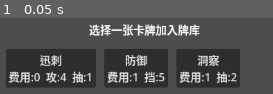
Above: before the commit, frame 1.
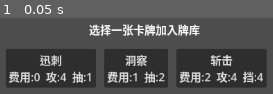
Above: after the commit, the same moment.

Repository: archer47-qingmei/AIGameTest2
Game: Godot game, scene res://reward/RewardScreen.tscn
Same seed, same stepped clock (60 frames per second), same inputs: the game is played once before the commit and once after it. This scene is started directly instead of the project's main scene.
Inputs:
- Up to frame 1 (0.05 s): no input

The runs differ from the first frame. In frame 1, 7.7% of the frame differs, in the area x 46-98%, y 40-91%.

Commit message:
fix: replace DirAccess with hardcoded card pool, fixes web export reward screen

Diff:
--- a/RewardEngine.gd
+++ b/RewardEngine.gd
@@ -1,19 +1,23 @@
 class_name RewardEngine
 extends RefCounted
 
+const CARD_POOL: Array[String] = [
+	"res://data/cards/strike.tres",
+	"res://data/cards/defend.tres",
+	"res://data/cards/bash.tres",
+	"res://data/cards/slash.tres",
+	"res://data/cards/insight.tres",
+	"res://data/cards/quick_strike.tres",
+	"res://data/cards/energize.tres",
+	"res://data/cards/dash.tres",
+	"res://data/cards/entangle.tres",
+]
+
 static func get_options() -> Array[CardData]:
-	var options: Array[CardData] = []
-	var dir := DirAccess.open("res://data/cards/")
-	if dir == null:
-		return options
-	dir.list_dir_begin()
-	var file_name := dir.get_next()
-	while file_name != "":
-		if file_name.ends_with(".tres"):
-			var card := load("res://data/cards/" + file_name) as CardData
-			if card != null:
-				options.append(card)
-		file_name = dir.get_next()
-	dir.list_dir_end()
-	options.shuffle()
-	return options.slice(0, mini(3, options.size()))
+	var pool: Array[CardData] = []
+	for path: String in CARD_POOL:
+		var card := load(path) as CardData
+		if card != null:
+			pool.append(card)
+	pool.shuffle()
+	return pool.slice(0, mini(3, pool.size()))
